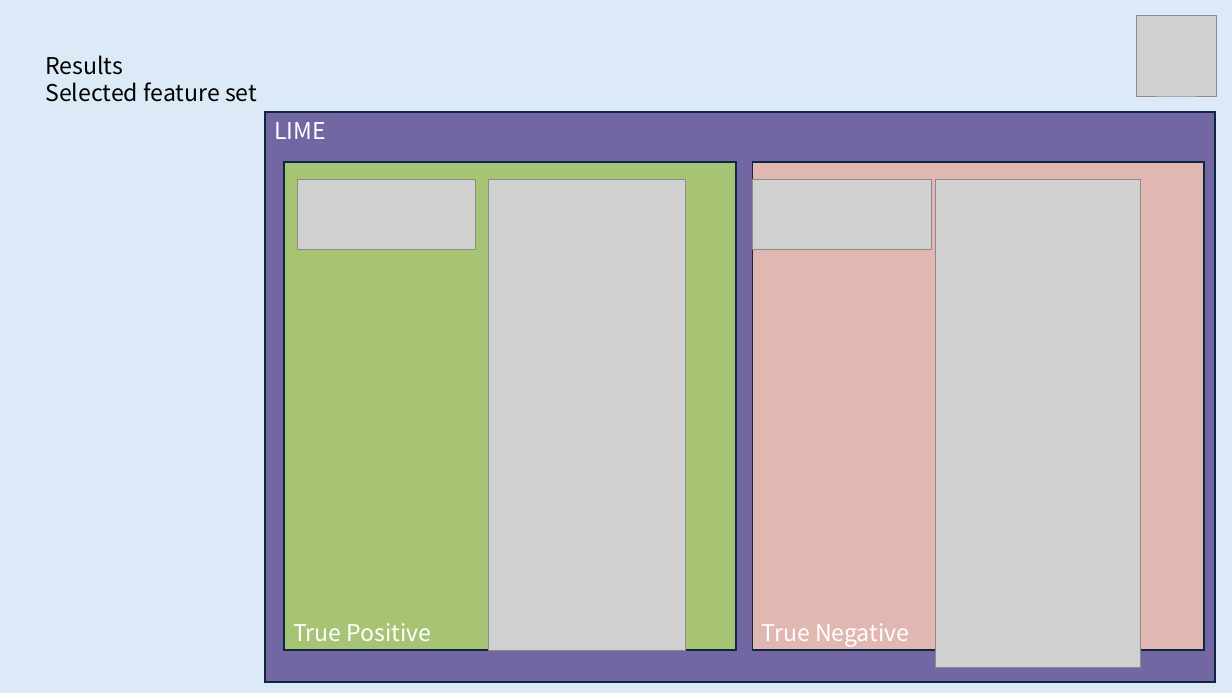
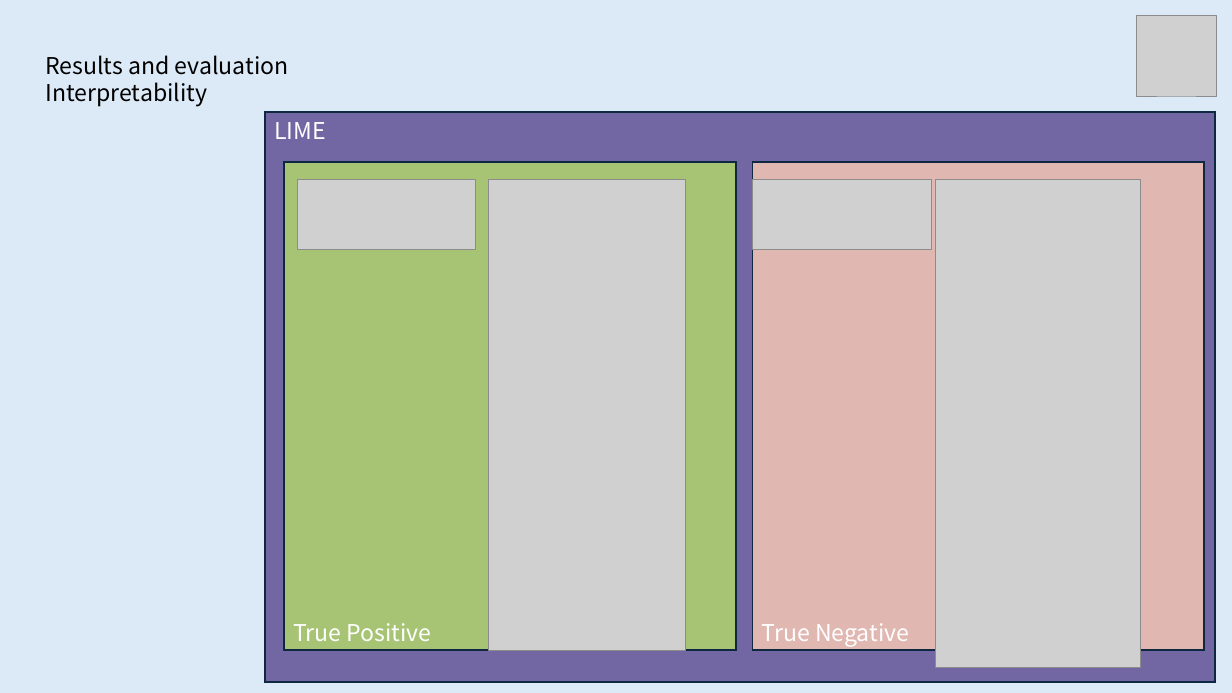
Before and after one commit to rhlt/tnbc, a slide deck: slide 15 of CapstoneProject_FinalPresentation.pptx. Drawn at 1232x693 pixels with LibreOffice and Linux fonts; fonts in the diff are those of the drawing; grey boxes stand for pictures. Boxes give left, top, right and bottom in pixels: in the first picture for what was removed or moved away, otherwise in the second. Text is boxed around its words. In the diff, an @@ line names an element or a change of style, - is before the commit and + after.

```diff
--- a/CapstoneProject_FinalPresentation.pptx
+++ b/CapstoneProject_FinalPresentation.pptx
@@ text at [45, 55, 289, 107]: text changed @@
-Results
-Selected feature set
+Results and evaluation
+Interpretability
```
Also in this commit, not shown: 14 other slides changed, 4 slides added, 2 slides removed, 1 other file.
